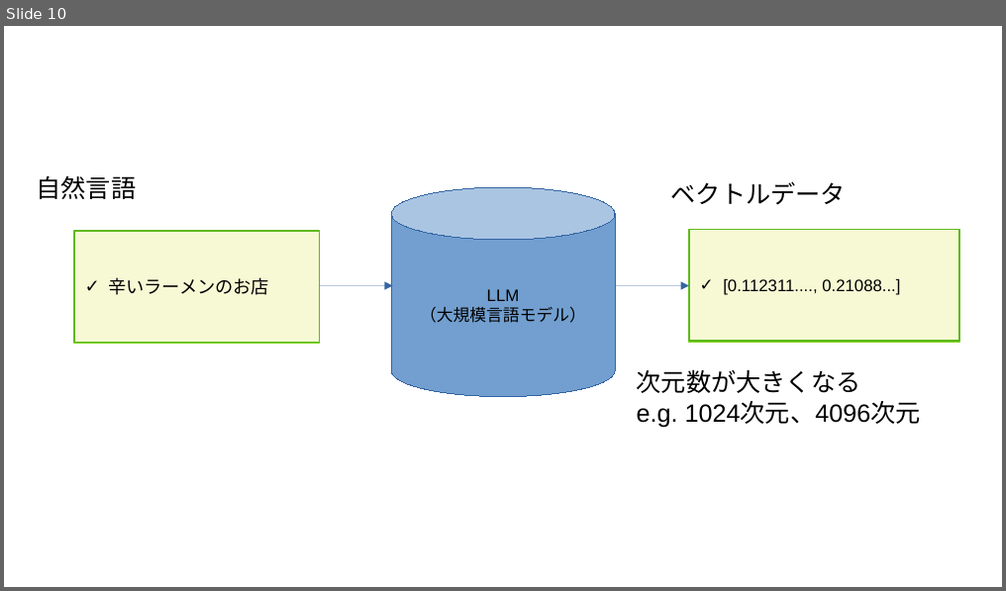
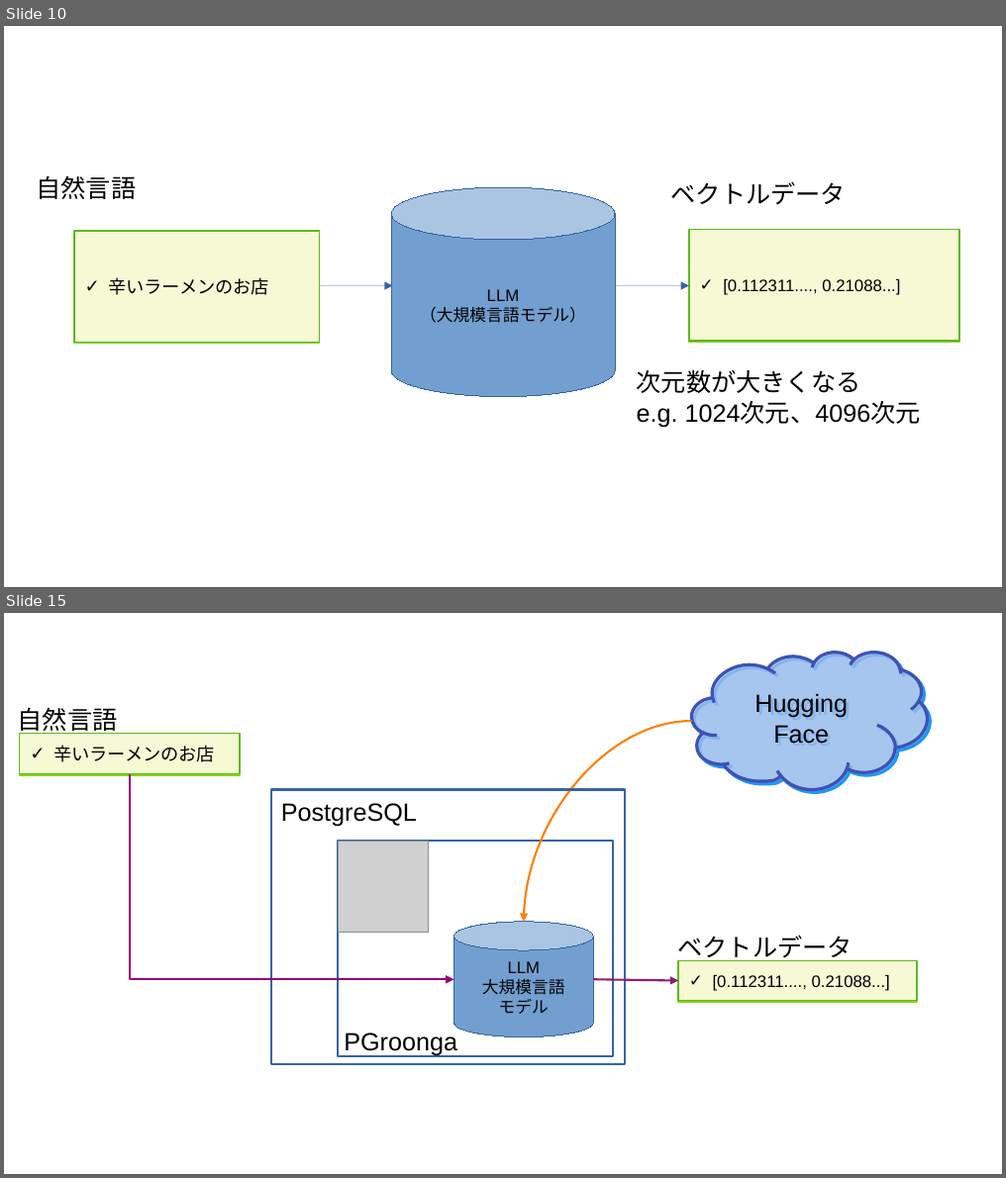
Before and after one commit to komainu8/rabbit-slide-komainu8-postgresql-conference-japan-2025, a slide deck: images.odp. Shown one above the other, each under a label of ours: slide 10 before the commit, slides 10 and 15 after it; the slides between them are not shown. The pictures are 1006x591 and 1006x1178 pixels, drawn with LibreOffice and Linux fonts; fonts in the diff are those of the drawing; grey boxes stand for pictures. Boxes give left, top, right and bottom in pixels: in the first picture for what was removed or moved away, otherwise in the second. Text is boxed around its words. In the diff, an @@ line names an element or a change of style, - is before the commit and + after.

Commit message:
Add images

```diff
--- a/images.odp
+++ b/images.odp
@@ slide 15 added at box(4, 613, 1002, 1174), background #FFFFFF @@
@@ freeform shape added at box(692, 652, 927, 789), fill #C5CAE9 at 60% opacity, outline #3F51B5 2.3 pt, 18 pt, text #000000 @@
+Hugging
+Face
@@ text added at box(18, 707, 118, 735), 18 pt, text #000000 @@
+自然言語
@@ curved arrow added from (692, 721) to (524, 921), #FF8000 1.5 pt @@
@@ rectangle added at box(20, 734, 241, 774), fill #F6F9D4, outline #5EB91E 0.99 pt, 13 pt, text #000000 @@
+✓ 辛いラーメンのお店
@@ elbow arrow added from (130, 773) to (454, 979), #9A0079 1.5 pt @@
@@ rectangle added at box(271, 789, 625, 1065), outline #3465A4 1.5 pt @@
@@ text added at box(281, 803, 417, 826), 18 pt, text #000000 @@
+PostgreSQL
@@ rectangle added at box(339, 841, 614, 1058), fill #FFFFFF, outline #3465A4 1.5 pt @@
@@ picture added at box(339, 841, 429, 932) @@
@@ cylinder added at box(454, 921, 594, 1037), fill #729FCF, outline #3465A4 0 pt, 12 pt, text #000000 @@
+LLM
+大規模言語
+モデル
@@ text added at box(678, 935, 852, 962), 18 pt, text #000000 @@
+ベクトルデータ
@@ rectangle added at box(678, 961, 917, 1001), fill #F6F9D4, outline #5EB91E 0.99 pt, 12 pt, text #000000 @@
+✓ [0.112311...., 0.21088...]
@@ arrow added from (594, 979) to (678, 981), #8D1D75 1.5 pt @@
@@ text added at box(344, 1033, 457, 1057), 18 pt, text #000000 @@
+PGroonga
```
Also in this commit, not shown: 10 slides changed, 4 other slides added.
